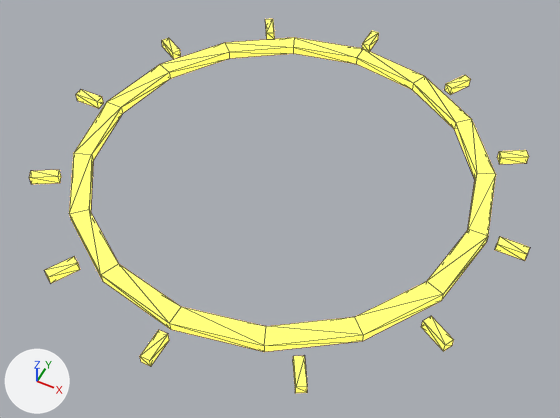
The glTF model assets3d/fx/fx_wait_ring_day.glb, before and after one commit.
One viewpoint serves both versions: a camera (50 mm lens) standing at (1.04, -2.1, 2.38) and looking at (0.05, -0.12, -0.1). Lighting does not change. The marker at lower left points along +X, +Y and +Z. The older version comes first. Mesh edges are drawn as thin lines. Vertices at exactly the same position are counted once.

The first picture shows 'fx_wait_ring_day'.
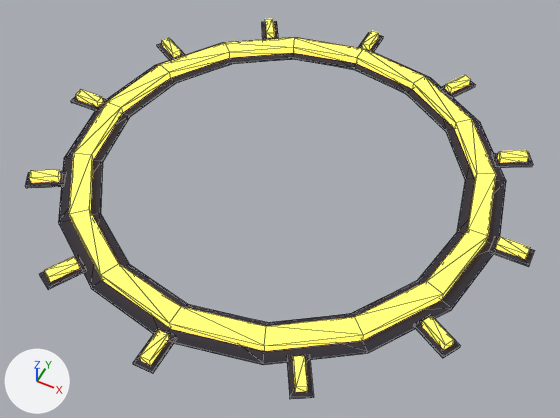
Where the change shows, as pixel boxes (x1, y1, x2, y2) in the pictures (560 x 418 px):
'fx_wait_ring_day', reshaped
    before: (29, 19, 530, 393)
    after: (25, 19, 535, 399)
part 1 of me_fx_wait_ring_day, added
    after: (489, 236, 535, 267)
part 2 of me_fx_wait_ring_day, added
    after: (358, 32, 383, 53)
part 3 of me_fx_wait_ring_day, added
    after: (71, 96, 109, 111)
part 4 of me_fx_wait_ring_day, added
    after: (133, 328, 177, 374)
part 5 of me_fx_wait_ring_day, added
    after: (25, 21, 533, 399)

The change, as a list of edits to the scene's bpy script:
```text
Add mat_m_ink:
    mat_m_ink = principled_material('M_ink')
    mat_m_ink.base_color = (0.0189, 0.0189, 0.0356)  # dark blue #252535
    mat_m_ink.roughness = 0.9
Change me_fx_wait_ring_day:
    used by ob_fx_wait_ring_day; location = (0.0, 0.0, 0.0)
    remove me_fx_wait_ring_day.from_pydata(...)  # 164 vertices, 272 faces; spans x -1.06..1.06, y -1.06..1.06, z 0.0..0.04
    add me_fx_wait_ring_day.from_pydata(...)  # 328 vertices, 544 faces; spans x -1.08..1.08, y -1.08..1.08, z 0.0..0.04
    me_fx_wait_ring_day part 1: a new loose piece, a box spanning x 0.92..1.08, y -0.04..0.04, z -0.002..0.01, in mat_m_ink (dark blue #252535)
    me_fx_wait_ring_day part 2: a new loose piece, a box spanning x -0.04..0.04, y 0.92..1.08, z -0.002..0.01, in mat_m_ink (dark blue #252535)
    me_fx_wait_ring_day part 3: a new loose piece, a box spanning x -1.08..-0.92, y -0.04..0.04, z -0.002..0.01, in mat_m_ink (dark blue #252535)
    me_fx_wait_ring_day part 4: a new loose piece, a box spanning x -0.04..0.04, y -1.08..-0.92, z -0.002..0.01, in mat_m_ink (dark blue #252535)
    me_fx_wait_ring_day part 5
    126 vertices are added at x -0.96..0.96, y -0.96..0.96, z 0.0..0.01
    6 new vertices lie (0.17, 0.0, 0.0) away from vertices in x -0.95..0.78, y 0.0, z 0.0
    224 new faces join them, mat_m_ink (dark blue #252535)
    add me_fx_wait_ring_day.materials.append(mat_m_ink)  # dark blue #252535
```
